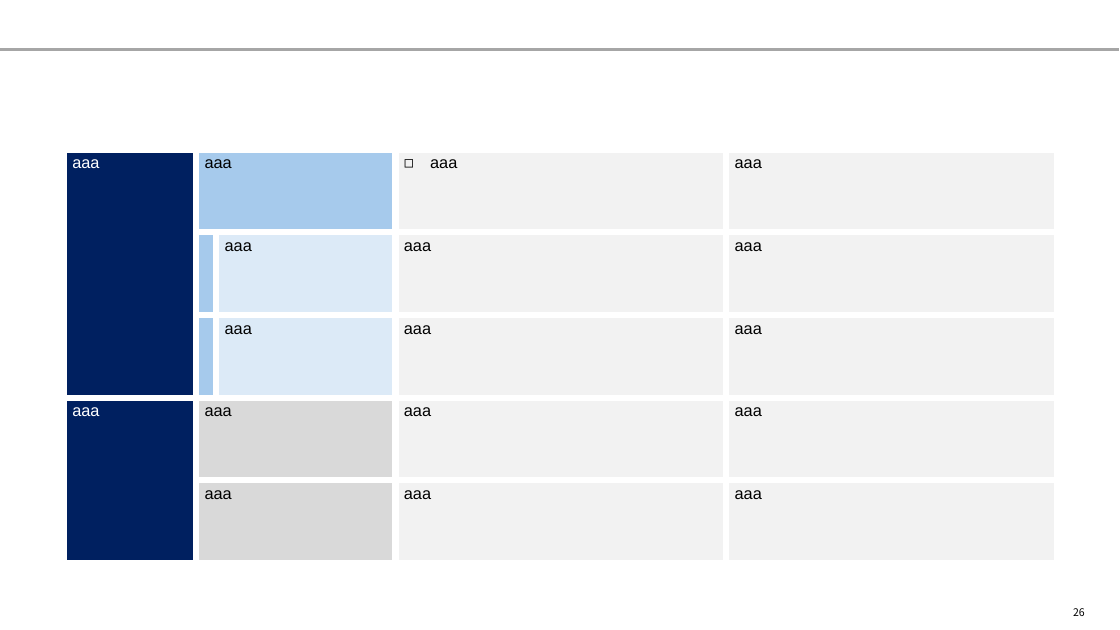
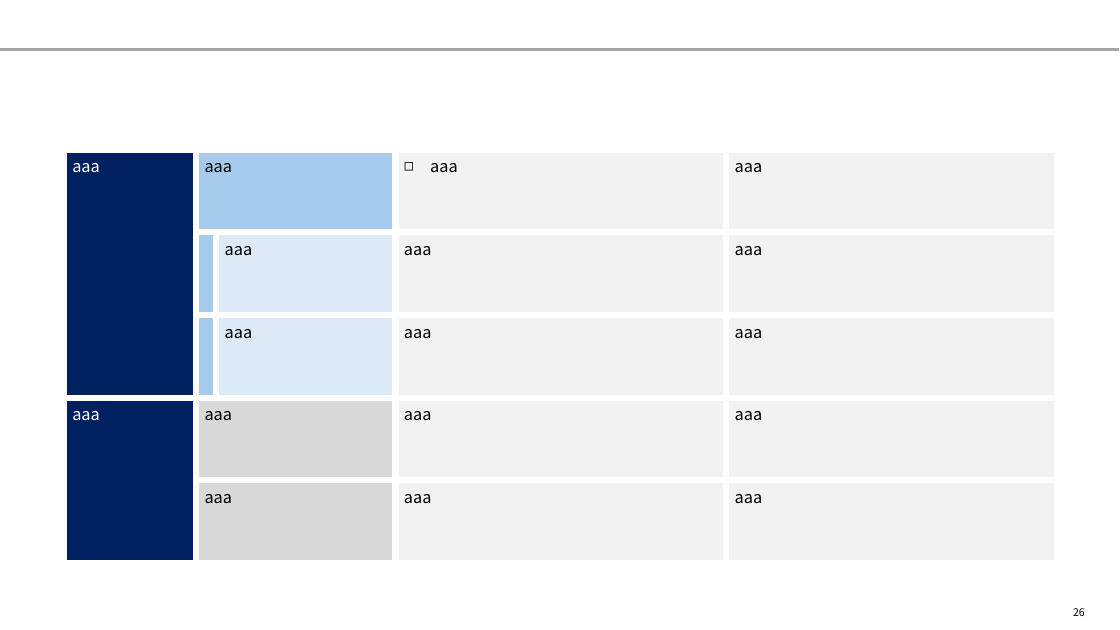
Before and after one commit to yuzucha16/dotfiles, a slide deck: slide 26 of office/Blank.potx. Drawn at 1120x630 pixels with LibreOffice and Linux fonts; fonts in the diff are those of the drawing. Boxes give left, top, right and bottom in pixels: in the first picture for what was removed or moved away, otherwise in the second. Text is boxed around its words. In the diff, an @@ line names an element or a change of style, - is before the commit and + after.

```diff
--- a/office/Blank.potx
+++ b/office/Blank.potx
@@ table at <box>64,150,1056,563</box> @@
@@ font Arial to Noto Sans CJK JP @@
```
Also in this commit, not shown: 3 other slides changed, 2 other files.
